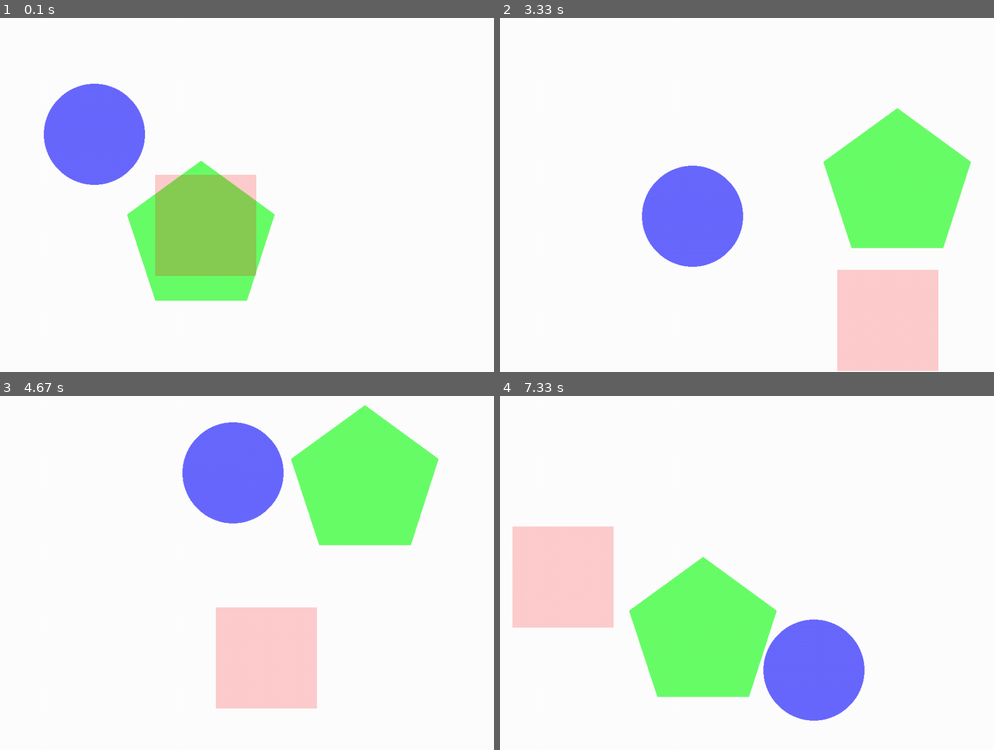
Above: before the commit, frames 1-4 (two rows, left to right).
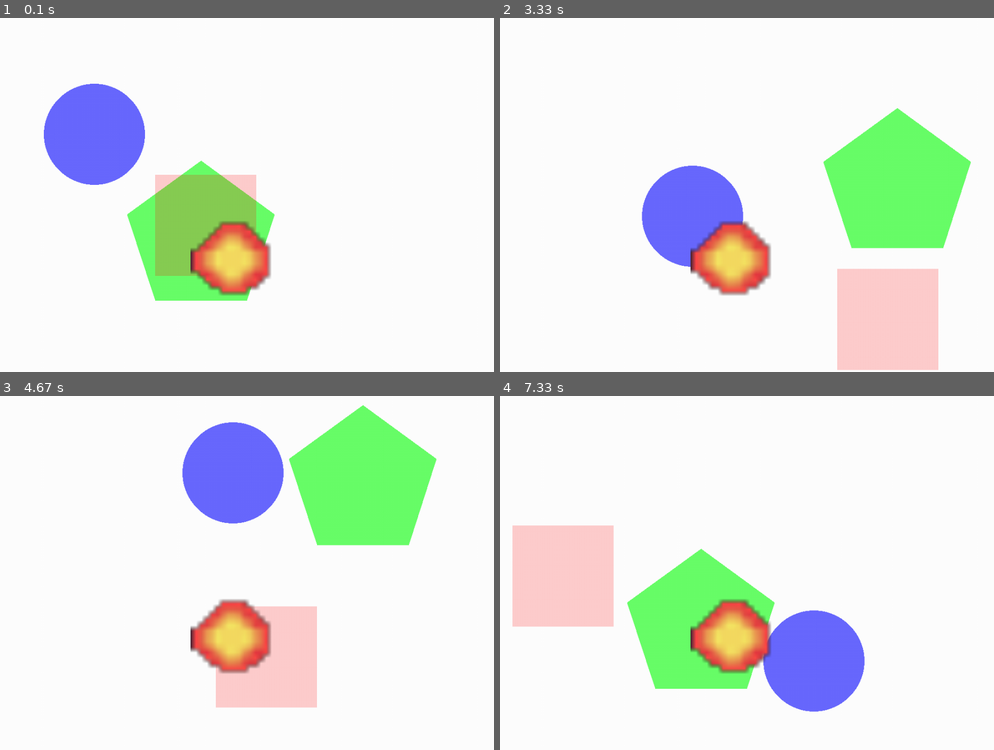
Above: after the commit, the same moments.

Repository: Spyder337/SimplePyGame
Game: pygame game, started from main.py
Same seed, same stepped clock (60 frames per second), same inputs: the game is played once before the commit and once after it.
Inputs:
- Up to frame 1 (0.1 s): no input
- Up to frame 2 (3.33 s): no input
- Up to frame 3 (4.67 s): no input
- Up to frame 4 (7.33 s): no input

The runs differ from the first frame. In frame 1, 2.6% of the frame differs, in the area x 38-55%, y 57-79%; in frame 2, 2.8%; in frame 3, 3.2%; in frame 4, 5.2%, in the area x 2-74%, y 36-92%.

Commit message:
Added scaling for game objects.

Diff:
--- a/game_object.py
+++ b/game_object.py
@@ -1,3 +1,4 @@
+from pygame import Vector2
 import window
 
 
@@ -8,20 +9,23 @@
     can_collide = True      #   Can collisions occur
     do_update = True        #   Did the position or color change
     has_sprite = False
+    is_static = False
 
-    def __init__(self, prim, isSprite = False):
+    def __init__(self, prim, display_surf, velocity = (1, 1), has_sprite = False, is_static = False, scale = 1.0):
         self.primitive = prim
-        self.has_sprite = isSprite
-        pass
-
-    def __init__(self, prim, velocity):
-        self.primitive = prim
+        self.primitive.scalePrimitive(display_surf, scale)
         self.velocity = velocity
+        self.has_sprite = has_sprite
+        self.is_static = is_static
 
     def update(self, displaySurf):
-        if(self.can_collide):           #   Check if a collision check needs to happen
-            self.handle_collision()
-        self.move()                     #   Handle movement
+        if(not self.is_static):
+
+            if(self.can_collide):           #   Check if a collision check needs to happen
+                self.handle_collision()
+
+            self.move()                 #   Handle movement
+
         self.render(displaySurf)        #   Render the primitive
 
     def handle_collision(self):
@@ -34,11 +38,12 @@
         boundX = window.BoundsX                     #   Window boundaries
         boundY = window.BoundsY
 
-        if(top < 10 or bottom > boundY):
+        if(top <= 0 or bottom >= boundY):           #   Modify direction if colliding with a side
             y = self.velocity[1] * -1
         else:
             y = self.velocity[1]
-        if(left < 10 or right > boundX):
+
+        if(left <= 10 or right >= boundX):          #   Modift direction if colliding with top or bottom
             x = self.velocity[0] * -1
         else:
             x = self.velocity[0]
@@ -54,6 +59,7 @@
         xPos += self.velocity[0]                #   Modify the location by velocity
         yPos += self.velocity[1]
         self.primitive.updatePos((xPos, yPos))  #   Update the render objects position
+        self.do_update = True
 
     def render(self, displaySurf):
         self.primitive.draw(displaySurf)
--- a/shapes.py
+++ b/shapes.py
@@ -3,8 +3,10 @@
 #   Base class for primitives
 class Primitive:
 
+    shape_surf = None
+    rect = None
+
     def __init__(self, color, pos):
-        self.shape_surf = None          #   The surface the primitive is drawn to
         self.color = color              #   The color of the primitive
         self.do_update = True           #   Should the primitive be redrawn
         self.pos = pos                  #   Location on screen
@@ -19,42 +21,49 @@
         self.do_update = True
         pos = newPos
 
+    def scalePrimitive(self, display_surf, scale):
+        print(str(self.shape_surf.get_rect().size))
+        self.shape_surf = pygame.transform.rotozoom(self.shape_surf, 0, scale).convert_alpha()
+        self.rect = self.shape_surf.get_rect()
+        print(str(self.shape_surf.get_rect().size))
+        self.rect.center = self.pos
+
 class Sprite(Primitive):
     imagePath = ""
-    image = None
 
     def __init__(self, color, pos, imagePath):
-        super.__init__(color,  pos)
         self.imagePath = imagePath
-        self.image = pygame.image.load(self.imagePath).convert_alpha()
-        self.image.set_colorkey((0, 0, 0, 150))
-        self.rect = self.image.get_rect()
+        self.shape_surf = pygame.image.load(self.imagePath).convert_alpha()
+        self.shape_surf.set_colorkey((0, 0, 0, 255))
+        self.rect = self.shape_surf.get_rect()
+        super().__init__(color,  pos)
 
     def draw(self, display_surf):
-        display_surf.blit(self.image, self.pos)
+        display_surf.blit(self.shape_surf, self.pos)
 
     def updatePos(self, newPos):
         super().updatePos(newPos)
         self.rect.center = self.pos
 
+
+
 class Polygon(Primitive):
 
     def __init__(self, color, points, pos):
         self.points = points
-        super(Polygon, self).__init__(color, pos)
         lx, ly = zip(*self.points)                                                                                  #   Get list of x and y coords
         self.min_x, self.min_y, self.max_x, self.max_y = min(lx), min(ly), max(lx), max(ly)                         #   Find the bounds
         self.target_rect = pygame.Rect(self.min_x, self.min_y, self.max_x - self.min_x, self.max_y - self.min_y)    #   Create a rectangle with the bounds
-        self.target_rect.center = self.pos                                                                          #   Place the new rectangle at the position
+        self.target_rect.center = pos                                                                               #   Place the new rectangle at the position
         self.shape_surf = pygame.Surface(self.target_rect.size, pygame.SRCALPHA)                                    #   Create the surface for the primitive
+        super(Polygon, self).__init__(color, pos)
 
     def draw(self, display_surf):
         pygame.draw.polygon(self.shape_surf, self.color, [(x - self.min_x, y - self.min_y) for x, y in self.points])    #   Loop through coords and get new positions
         display_surf.blit(self.shape_surf, self.target_rect)                                                            #   Blend the primitive's surface and the display one
-        self.do_update = False                                                                                          #   Do not redraw it by default
+                                                                                                                        #   Do not redraw it by default
 
     def updatePos(self, newPos):
-        self.do_update = True
         self.pos = newPos
         self.target_rect.center = self.pos
 
@@ -62,17 +71,16 @@
 
     def __init__(self, color, radius, pos):
         self.radius = radius
-        super().__init__(color, pos)
         #   Generate a rectangle that contains the circle
         #   Used in generating the shape_surf
-        self.target_rect = pygame.Rect(self.pos, (radius * 2, radius * 2))
-        self.target_rect.center = self.pos
+        self.target_rect = pygame.Rect(pos, (radius * 2, radius * 2))
+        self.target_rect.center = pos
         self.shape_surf = pygame.Surface(self.target_rect.size, pygame.SRCALPHA)
+        super().__init__(color, pos)
 
     def draw(self, display_surf):
         pygame.draw.circle(self.shape_surf, self.color, (self.radius, self.radius), self.radius)
         display_surf.blit(self.shape_surf, self.target_rect)
-        self.do_update = False
 
     def updatePos(self, newPos):
         self.pos = newPos
@@ -81,15 +89,14 @@
 class Rectangle(Primitive):
 
     def __init__(self, color, pos, rect):
+        self.target_rect = pygame.Rect(rect)
+        self.target_rect.center = pos
+        self.shape_surf = pygame.Surface(self.target_rect.size, pygame.SRCALPHA)
         super().__init__(color, pos)
-        self.target_rect = pygame.Rect(rect)
-        self.target_rect.center = self.pos
-        self.shape_surf = pygame.Surface(self.target_rect.size, pygame.SRCALPHA)
 
     def draw(self, display_surf):
         pygame.draw.rect(self.shape_surf, self.color, self.shape_surf.get_rect())
         display_surf.blit(self.shape_surf, self.target_rect)
-        self.do_update = False
 
     def updatePos(self, newPos):
         self.pos = newPos
--- a/window.py
+++ b/window.py
@@ -12,7 +12,7 @@
 #   Class for handling window management and game loop logic
 #   May partition the game loop to its own class
 class Window:
-    display_surf = None             #   Main canvas for the window
+    display_surf = None                     #   Main canvas for the window
 
     # Color       R    G    B    A
     BLACK =     (  0,   0,   0, 255)
@@ -35,9 +35,12 @@
         circle = Circle(self.BLUE, 100, (200, 200))
         poly = Polygon(self.GREEN, ((146, 0), (291, 106), (236, 277), (56, 277), (0, 106)), (400, 400))
         rect = Rectangle(self.RED, (400, 400), (0, 0, 200, 200))
+        sprite = Sprite((0, 0, 0), (400, 400), "sprites/fireball.png")
         self.createGameObj("circle", circle)
         self.createGameObj("polygon", poly)
         self.createGameObj("rectangle", rect)
+        static_sprite = GameObject(sprite, self.display_surf, (0, 0), True, True, 10)
+        self.game_objs["static_sprite"] = static_sprite
 
     # Start the game loop
     # Loop => Input -> Physics -> Render
@@ -53,10 +56,8 @@
 
     def update(self):
         for id in self.game_objs:                           #   Iterate over objects
-            if(not self.game_objs[id].do_update):           #   If no changes do not update
-                continue
-            self.game_objs[id].update(self.display_surf)    #   Otherwise update the object
-            print(self.game_objs[id].toString())            #   Print information about it
+            self.game_objs[id].update(self.display_surf)    #   Update the object
+            #print(self.game_objs[id].toString())            #   Print information about it
 
     def addShape(self, id, shape):
         self.shapes[id] = shape
@@ -64,5 +65,5 @@
     def createGameObj(self, id, prim):
         velX = randint(1, 3)
         velY = randint(1, 3)
-        gameObj = GameObject(prim, (velX, velY))      #   Instantiate the game object
-        self.game_objs[id] = gameObj    #   Add the object to the dict of objects
+        gameObj = GameObject(prim, self.display_surf, (velX, velY))        #   Instantiate the game object
+        self.game_objs[id] = gameObj                    #   Add the object to the dict of objects
Binary file added: sprites/fireball.png
Binary file added: sprites/snowflake1.png
Binary file added: sprites/snowflake2.png
Binary file added: sprites/thm.png
Binary file added: sprites/tux.png
Binary file added: sprites/water.png
